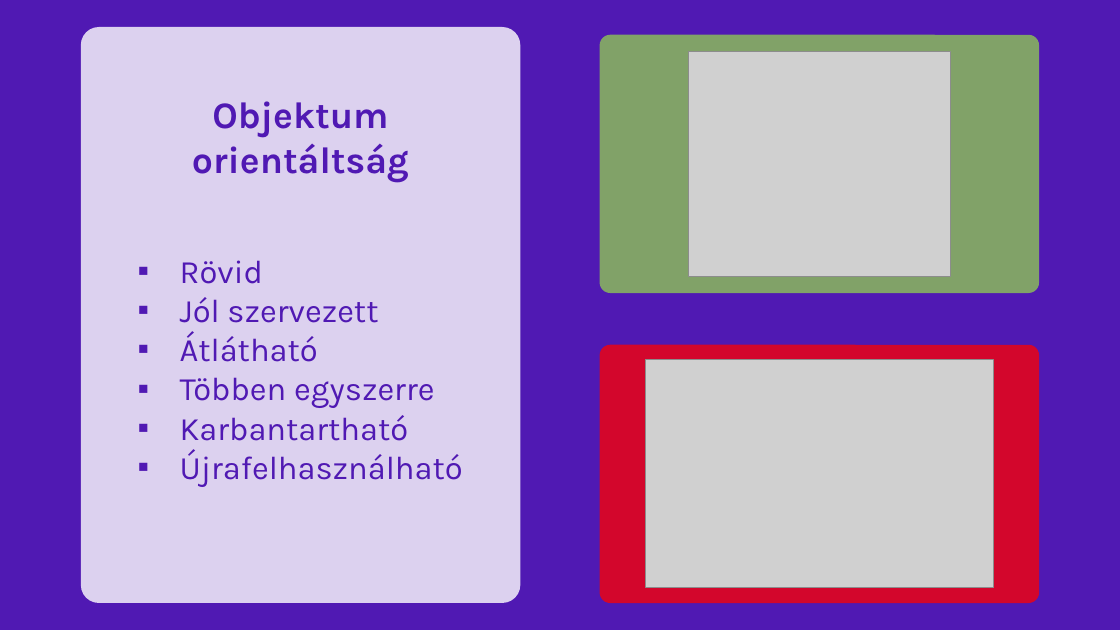
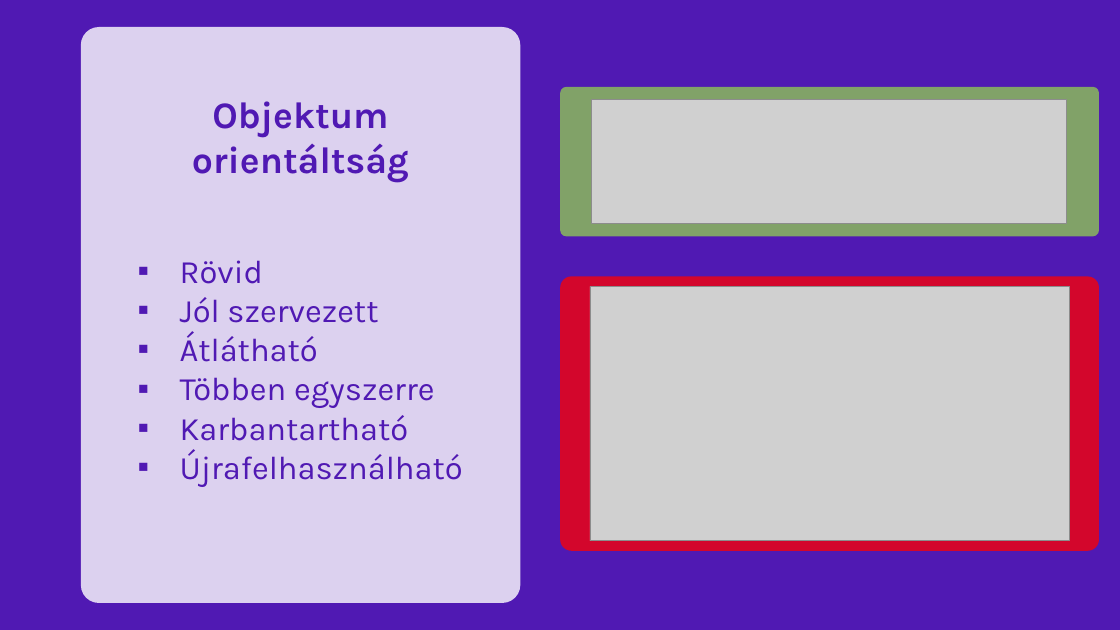
Before and after one commit to Benceszalaiii/HTML-PPT-Project, a slide deck: slide 7 of Prezentáció.pptx. Drawn at 1120x630 pixels with LibreOffice and Linux fonts; fonts in the diff are those of the drawing; grey boxes stand for pictures. Boxes give left, top, right and bottom in pixels: in the first picture for what was removed or moved away, otherwise in the second. Text is boxed around its words. In the diff, an @@ line names an element or a change of style, - is before the commit and + after.

```diff
--- a/Prezentáció.pptx
+++ b/Prezentáció.pptx
@@ picture removed at [689,51,951,276] @@
@@ rounded rectangle: place and size @@
-rounded rectangle at [600,34,1039,292]
+rounded rectangle at [560,87,1099,236]
@@ picture added at [592,99,1066,223] @@
@@ rounded rectangle: place and size @@
-rounded rectangle at [600,344,1039,602]
+rounded rectangle at [560,276,1099,551]
@@ picture added at [590,287,1069,541] @@
@@ picture removed at [646,360,993,587] @@
```
Also in this commit, not shown: 4 slides added.
